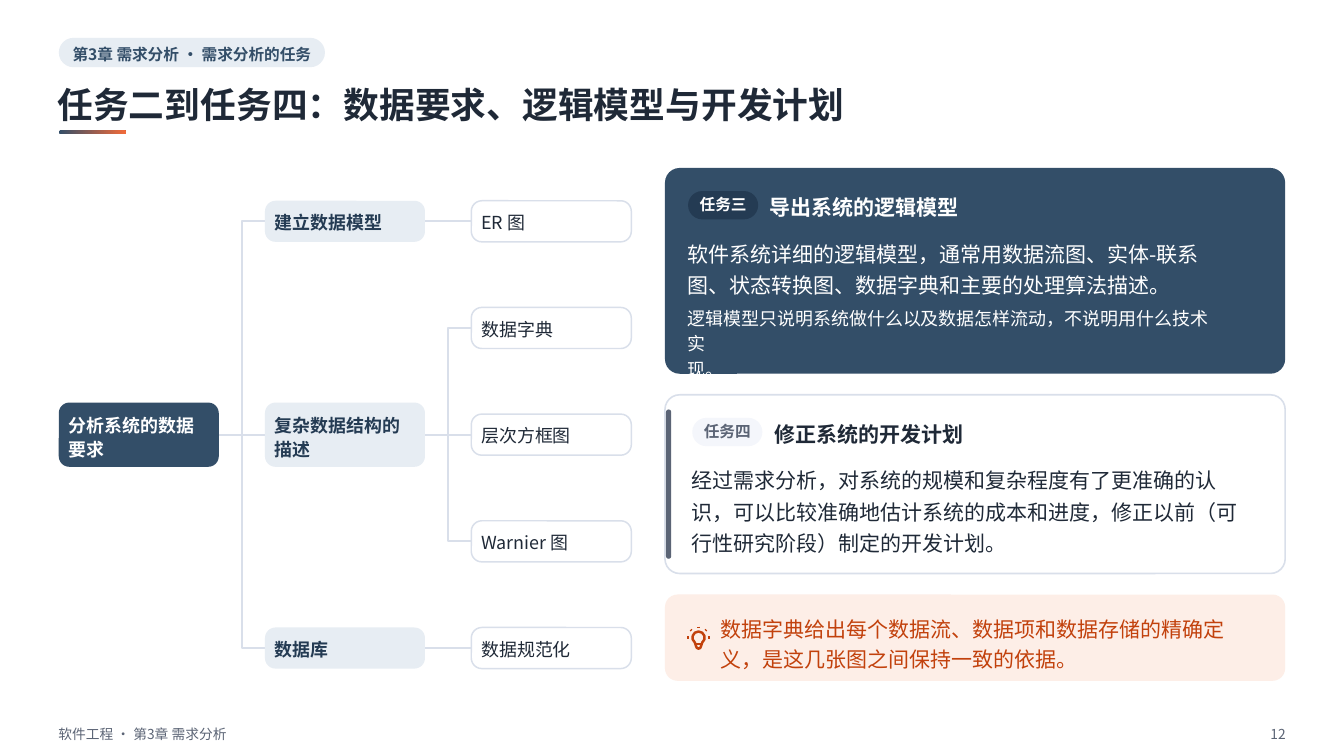
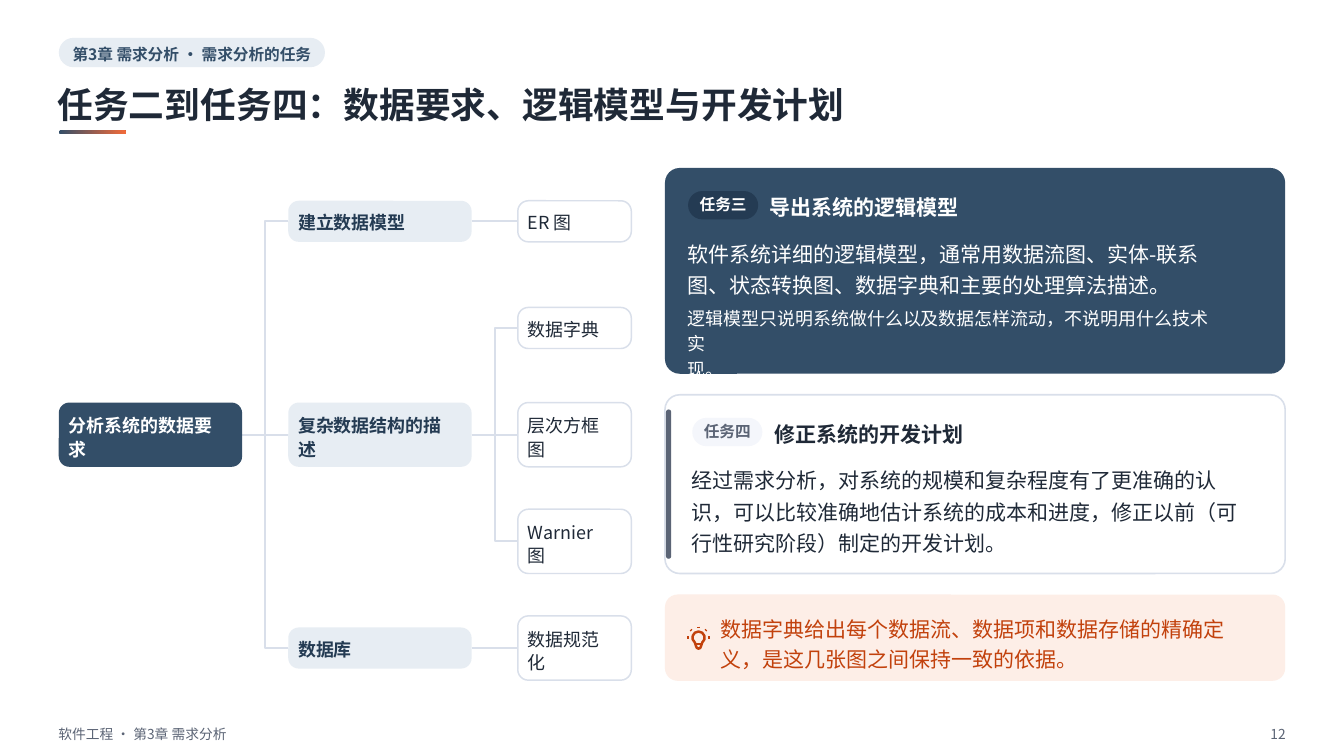
Before and after one commit to sweetcornna/JLU-remake, a slide deck: slide 12 of 大三上/软件工程/重制版PPT/第3章 需求分析（重制版）.pptx. Drawn at 1344x756 pixels with LibreOffice and Linux fonts; fonts in the diff are those of the drawing. Boxes give left, top, right and bottom in pixels: in the first picture for what was removed or moved away, otherwise in the second. Text is boxed around its words. In the diff, an @@ line names an element or a change of style, - is before the commit and + after.

```diff
--- a/大三上/软件工程/重制版PPT/第3章 需求分析（重制版）.pptx
+++ b/大三上/软件工程/重制版PPT/第3章 需求分析（重制版）.pptx
@@ rounded rectangle: place and size @@
-rounded rectangle at (265, 201, 425, 242)
+rounded rectangle at (288, 201, 472, 242)
@@ rounded rectangle: place and size @@
-rounded rectangle at (472, 201, 632, 242)
+rounded rectangle at (518, 201, 632, 242)
@@ rounded rectangle: place and size @@
-rounded rectangle at (472, 308, 632, 349)
+rounded rectangle at (518, 308, 632, 349)
@@ rounded rectangle: place and size @@
-rounded rectangle at (58, 402, 219, 467)
+rounded rectangle at (58, 402, 242, 467)
@@ text at (69, 417, 213, 458): spaces changed @@
-分析系统的数据
-要求
+分析系统的数据要
+求
@@ rounded rectangle: place and size @@
-rounded rectangle at (265, 402, 425, 467)
+rounded rectangle at (288, 402, 472, 467)
@@ text at (298, 417, 442, 457): spaces changed @@
-复杂数据结构的
-描述
+复杂数据结构的描
+述
@@ rounded rectangle: place and size @@
-rounded rectangle at (472, 414, 632, 456)
+rounded rectangle at (518, 402, 632, 467)
@@ text at (528, 417, 600, 458): text changed @@
-层次方框图
+层次方框
+图
@@ 3 freeform shapes, 2 texts: place and size @@
-3 freeform shapes, 2 texts at (219, 214, 383, 658)
+3 freeform shapes, 2 texts at (242, 214, 406, 658)
@@ rounded rectangle: place and size @@
-rounded rectangle at (472, 521, 632, 563)
+rounded rectangle at (518, 509, 632, 574)
@@ text "Warnier 图": place and size @@
-text "Warnier 图" at (481, 534, 569, 551)
+text "Warnier 图" at (528, 525, 593, 564)
@@ text "Warnier 图" at (528, 525, 593, 564): line spacing 1 to 16.6pt @@
@@ rounded rectangle: place and size @@
-rounded rectangle at (265, 627, 425, 668)
+rounded rectangle at (288, 627, 472, 668)
@@ proportions changed in 3 elements at (518, 402, 632, 467), (518, 509, 632, 574), (518, 616, 632, 681) @@
@@ rounded rectangle: place and size @@
-rounded rectangle at (472, 627, 632, 668)
+rounded rectangle at (518, 616, 632, 681)
@@ 5 freeform shapes, 2 texts: place and size @@
-5 freeform shapes, 2 texts at (425, 214, 553, 649)
+5 freeform shapes, 2 texts at (472, 214, 600, 649)
@@ text at (528, 631, 600, 671): text changed @@
-数据规范化
+数据规范
+化
```
Also in this commit, not shown: 25 other slides changed, 5 other files.
